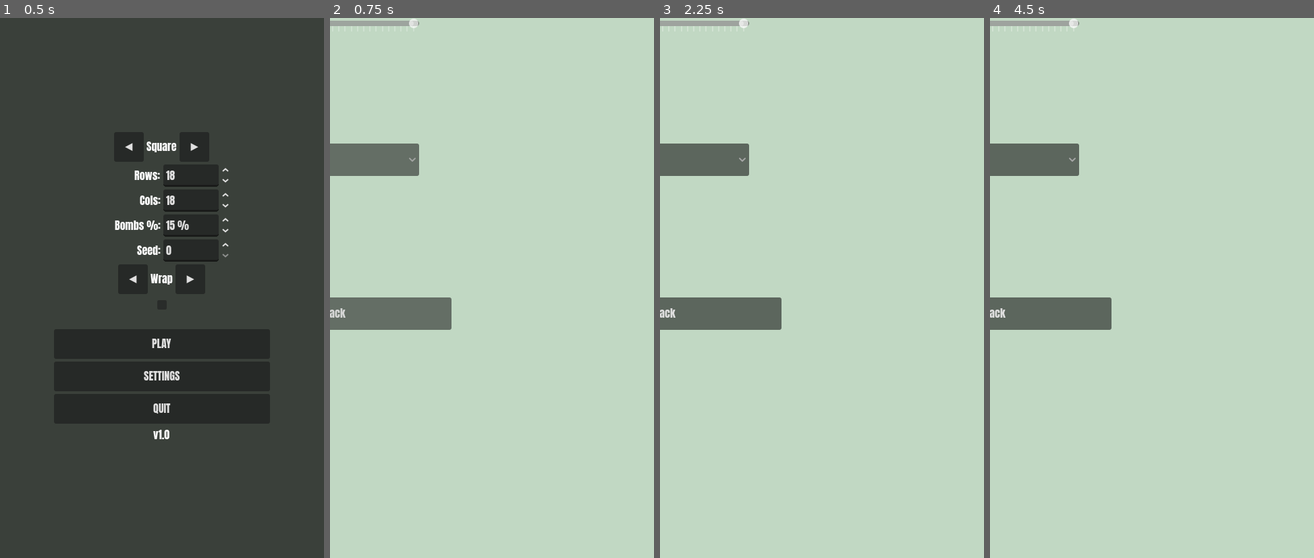
Above: before the commit, frames 1-4 (left to right).
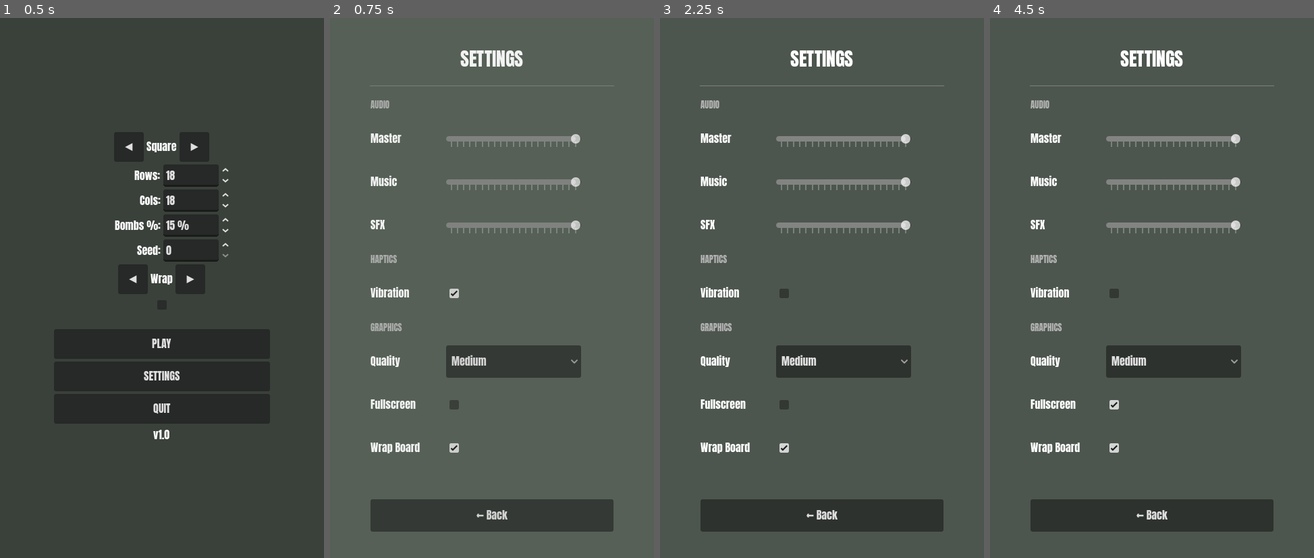
Above: after the commit, the same moments.

Repository: Kape99/mine-sweeper
Game: Godot game, scene res://Scenes/base.tscn
The game is run twice, just before and just after one commit, with the same random seed, the same clock (stepped at 60 frames per second) and the same inputs.
Inputs (mouse positions are in pixels of both pictures, inside the frame that each line leads up to):
- Up to frame 1 (0.5 s): no input
- Up to frame 2 (0.75 s): click "SETTINGS" at 0.5 s
- Up to frame 3 (2.25 s): click (682, 93) at 1.27 s; click (844, 293) at 2.02 s
- Up to frame 4 (4.5 s): click "Medium" at 2.75 s; click (1012, 201) at 3.52 s; click (1174, 406) at 4.27 s

Frame 1 is identical in both runs. In frame 2, 96% of the frame differs, in the area x 0-100%, y 0-100%; in frame 3, 96%; in frame 4, 96%.

Commit message:
Fix off-center and off-screen UI screens
- GUI/Screen had lost its full-rect anchors (573fe56), so it was 20x20
  px and the HUD and end screen were squeezed into the top-left corner
  or off-screen. Anchor it full-rect again with mouse_filter IGNORE, and
  make the full-screen BoardGUI and ScreenManager ignore the mouse too,
  so they don't swallow board taps (ScreenManager was blocking part of
  the board).
- PauseOverlay and SettingsMenu are built in code, where assigning
  anchors_preset does nothing: use set_anchors_and_offsets_preset() so
  their backgrounds fill the screen and their content is centered.
- End screen: anchor Back to Menu bottom-center instead of bottom-left.
- Camera: restore the default centered anchor, which the framing, pan
  clamp and wrap recenter all assume; center on the drawn board size
  (BaseBoard.get_content_size()) rather than the tile period.
- HUD score box: symmetric offsets.
- Add test_ui_layout (fails 15/15 against the old layout); README notes
  the layout rules.

Co-Authored-By: Claude Opus 5.5 <noreply@anthropic.com>

Diff:
--- /dev/null
+++ b/Scenes/Tests/test_ui_layout.tscn
@@ -0,0 +1,6 @@
+[gd_scene load_steps=2 format=3 uid="uid://tbui6bbaf6852379"]
+
+[ext_resource type="Script" path="res://Scripts/Tests/test_ui_layout.gd" id="1_script"]
+
+[node name="TestUiLayout" type="Node"]
+script = ExtResource("1_script")
--- a/Scenes/base.tscn
+++ b/Scenes/base.tscn
@@ -16,7 +16,6 @@
 script = ExtResource("1_smbv4")
 
 [node name="Camera" type="Camera2D" parent="." unique_id=1140760277]
-anchor_mode = 0
 script = ExtResource("2_buixl")
 
 [node name="ScreenManager" type="Control" parent="." unique_id=999000001]
@@ -26,12 +25,18 @@
 anchor_bottom = 1.0
 grow_horizontal = 2
 grow_vertical = 2
+mouse_filter = 2
 script = ExtResource("16_screen_mgr")
 
 [node name="GUI" type="CanvasLayer" parent="." unique_id=1828482509]
 
 [node name="Screen" type="MarginContainer" parent="GUI" unique_id=836711312]
-mouse_filter = 0
+anchors_preset = 15
+anchor_right = 1.0
+anchor_bottom = 1.0
+grow_horizontal = 2
+grow_vertical = 2
+mouse_filter = 2
 script = ExtResource("3_wqvgk")
 
 [node name="VBoxContainer" type="VBoxContainer" parent="GUI/Screen" unique_id=2113179829]
@@ -92,8 +97,10 @@
 unique_name_in_owner = true
 custom_minimum_size = Vector2(160, 44)
 layout_mode = 1
-anchors_preset = 2
+anchors_preset = 7
+anchor_left = 0.5
 anchor_top = 1.0
+anchor_right = 0.5
 anchor_bottom = 1.0
 offset_left = -80.0
 offset_top = -60.0
--- a/Scenes/board_gui.tscn
+++ b/Scenes/board_gui.tscn
@@ -13,7 +13,7 @@
 anchor_bottom = 1.0
 grow_horizontal = 2
 grow_vertical = 2
-mouse_filter = 0
+mouse_filter = 2
 script = ExtResource("1_vdnex")
 
 [node name="DefuseButton" type="TextureButton" parent="."]
@@ -72,9 +72,9 @@
 anchors_preset = 5
 anchor_left = 0.5
 anchor_right = 0.5
-offset_left = -50.0
+offset_left = -51.5
 offset_top = 11.0
-offset_right = 53.0
+offset_right = 51.5
 offset_bottom = 51.0
 grow_horizontal = 2
 
--- a/Scripts/Board/base_board.gd
+++ b/Scripts/Board/base_board.gd
@@ -149,6 +149,12 @@
 		cols * (_cell_size.x + GRID_H_SEPARATION),
 		rows * (_cell_size.y + GRID_V_SEPARATION)
 	)
+
+
+## Size of the cells as drawn: [method get_board_size] minus the one
+## trailing separation it includes. Use this to center or frame the board.
+func get_content_size() -> Vector2:
+	return get_board_size() - Vector2(GRID_H_SEPARATION, GRID_V_SEPARATION)
 
 
 func get_board_position() -> Vector2:
@@ -348,7 +354,7 @@
 func _begin_build() -> void:
 	_tile = Control.new()
 	_tile.mouse_filter = Control.MOUSE_FILTER_PASS
-	_tile.size = get_board_size() - Vector2(GRID_H_SEPARATION, GRID_V_SEPARATION)
+	_tile.size = get_content_size()
 	_board_node.add_child(_tile)
 	board_state = []
 	_build_next = 0
--- a/Scripts/GUI/pause_overlay.gd
+++ b/Scripts/GUI/pause_overlay.gd
@@ -17,14 +17,17 @@
 	var bg: ColorRect = ColorRect.new()
 	bg.name = "Background"
 	bg.color = Color(0, 0, 0, 0.55)
-	bg.anchors_preset = Control.PRESET_FULL_RECT
 	bg.mouse_filter = Control.MOUSE_FILTER_STOP
 	add_child(bg)
+	# Assigning `anchors_preset` does nothing on a control made in code;
+	# this is the call that actually anchors (and sizes) it.
+	bg.set_anchors_and_offsets_preset(Control.PRESET_FULL_RECT)
 
+	# A full-screen CenterContainer keeps the buttons centered at any size.
 	var center: CenterContainer = CenterContainer.new()
-	center.anchors_preset = Control.PRESET_CENTER
-	center.custom_minimum_size = Vector2(280, 0)
+	center.mouse_filter = Control.MOUSE_FILTER_IGNORE
 	add_child(center)
+	center.set_anchors_and_offsets_preset(Control.PRESET_FULL_RECT)
 
 	var vbox: VBoxContainer = VBoxContainer.new()
 	vbox.add_theme_constant_override("separation", BUTTON_SPACING)
--- a/Scripts/GUI/settings_menu.gd
+++ b/Scripts/GUI/settings_menu.gd
@@ -8,6 +8,9 @@
 ## Padding (px) inside the settings panel on each side.
 const PANEL_PADDING: int = 24
 
+## Width (px) of the settings panel; its height follows the content.
+const PANEL_WIDTH: int = 360
+
 ## Vertical spacing between setting rows.
 const ROW_SPACING: int = 16
 
@@ -29,19 +32,23 @@
 	var bg: ColorRect = ColorRect.new()
 	bg.name = "Background"
 	bg.color = Color(0, 0, 0, 0.6)
-	bg.anchors_preset = Control.PRESET_FULL_RECT
 	bg.mouse_filter = Control.MOUSE_FILTER_STOP
 	add_child(bg)
+	# Assigning `anchors_preset` does nothing on a control made in code;
+	# this is the call that actually anchors (and sizes) it.
+	bg.set_anchors_and_offsets_preset(Control.PRESET_FULL_RECT)
+
+	# A full-screen CenterContainer centers the panel at its content size.
+	var center: CenterContainer = CenterContainer.new()
+	center.mouse_filter = Control.MOUSE_FILTER_IGNORE
+	add_child(center)
+	center.set_anchors_and_offsets_preset(Control.PRESET_FULL_RECT)
 
 	_panel = VBoxContainer.new()
 	_panel.name = "Panel"
-	_panel.anchors_preset = Control.PRESET_CENTER
-	_panel.offset_left = -180
-	_panel.offset_top = -260
-	_panel.offset_right = 180
-	_panel.offset_bottom = 260
+	_panel.custom_minimum_size = Vector2(PANEL_WIDTH, 0)
 	_panel.add_theme_constant_override("separation", ROW_SPACING)
-	add_child(_panel)
+	center.add_child(_panel)
 
 	# Title
 	var title: Label = _make_label("SETTINGS", 28)
--- /dev/null
+++ b/Scripts/Tests/test_ui_layout.gd
@@ -0,0 +1,142 @@
+## Verifies the screens are laid out on the whole viewport and centered,
+## and that during a game nothing but the HUD's own widgets blocks taps
+## meant for the board. (Simulated clicks don't reach the GUI or physics
+## picking headlessly, so blocking is checked the way Godot decides it:
+## a visible Control with MOUSE_FILTER_STOP under the point consumes it.)
+extends TestCase
+
+const BASE_SCENE: String = "res://Scenes/base.tscn"
+
+## Allowed distance (px) between a widget's center and the screen's.
+const CENTER_TOLERANCE: float = 2.0
+
+
+func _ready() -> void:
+	print("\n=== test_ui_layout ===")
+	await run()
+	_report()
+
+
+func run() -> void:
+	GlobalState.selected_board = 1
+	GlobalState.board_cols = 10
+	GlobalState.board_rows = 10
+	GlobalState.board_wrap = true
+	var base: Node = load(BASE_SCENE).instantiate()
+	add_child(base)
+	await _settle()
+	var screen: Rect2 = get_viewport().get_visible_rect()
+
+	var gui_root: Control = base.get_node("GUI/Screen")
+	assert_eq(gui_root.get_global_rect(), screen, "GUI/Screen covers the whole viewport")
+
+	base._load_game()
+	base._board._on_cell_pressed(base._board.board_state[5][5], 0)
+	await _settle()
+	var hud: Control = base.get_node("GUI/Screen/BoardGUI")
+	assert_true(hud.visible and hud.get_global_rect() == screen, "HUD covers the whole viewport")
+	_assert_centered_x(hud.get_node("ColorRect"), screen, "HUD score box")
+	_assert_centered_x(hud.get_node("DefuseButton"), screen, "HUD defuse button")
+	for button: String in ["PauseButton", "Reset"]:
+		assert_true(screen.encloses(hud.get_node(button).get_global_rect()), "HUD %s is fully on screen" % button)
+
+	var blockers: Dictionary = _blocking_controls(base, screen)
+	var stray: Array[String] = []
+	for control: Control in blockers:
+		if not hud.is_ancestor_of(control):
+			stray.append(str(base.get_path_to(control)))
+	assert_eq(stray, [] as Array[String], "During a game only HUD widgets block taps on the board")
+	assert_true(blockers.values().reduce(func(a: int, b: int) -> int: return a + b, 0) < 0.1 * _sample_count(screen),
+		"HUD widgets block less than 10% of the screen")
+
+	base._handle_back_button()
+	await _settle()
+	var pause: Control = base.get_node("ScreenManager").get_current_screen()
+	assert_eq(pause.get_node("Background").get_global_rect(), screen, "Pause background covers the screen")
+	_assert_centered(_first_child_of_type(pause, "VBoxContainer"), screen, "Pause buttons")
+
+	(pause as PauseOverlay)._on_settings()
+	await _settle()
+	var settings: Control = base.get_node("ScreenManager").get_current_screen()
+	assert_eq(settings.get_node("Background").get_global_rect(), screen, "Settings background covers the screen")
+	_assert_centered(_first_child_of_type(settings, "VBoxContainer"), screen, "Settings panel")
+	assert_true(screen.encloses(_first_child_of_type(settings, "VBoxContainer").get_global_rect()),
+		"Settings panel is fully on screen")
+
+	base._handle_back_button()
+	base._handle_back_button()
+	base._game_finished(false, 0.0)
+	await _settle()
+	var panel: Control = base.get_node("GUI/Screen/FinalScreen/BlurPanel")
+	_assert_centered(panel, screen, "End screen panel")
+	var back: Control = base.get_node("%BackToMenu")
+	assert_true(absf(back.get_global_rect().get_center().x - panel.get_global_rect().get_center().x) <= CENTER_TOLERANCE
+		and panel.get_global_rect().encloses(back.get_global_rect()),
+		"End screen 'Back to Menu' is centered inside the panel")
+
+	# The camera frames the board centered when a game starts.
+	for wrap: bool in [false, true]:
+		base._reset()
+		GlobalState.board_wrap = wrap
+		base._load_game()
+		await _settle()
+		var tile: Control = base._board._tile
+		var on_screen: Rect2 = tile.get_global_transform_with_canvas() * Rect2(Vector2.ZERO, tile.size)
+		var offset: Vector2 = on_screen.get_center() - screen.get_center()
+		assert_true(offset.length() <= CENTER_TOLERANCE,
+			"%s board is centered on screen at game start (off by %s)" % ["Wrap" if wrap else "Classic", offset])
+
+	base.free()
+	BaseBoard.clear_pools()
+
+
+func _settle() -> void:
+	# Screen transitions are short tweens; layout settles within a frame.
+	await wait_wall_ms(400)
+
+
+func _assert_centered(control: Control, screen: Rect2, what: String) -> void:
+	var offset: Vector2 = control.get_global_rect().get_center() - screen.get_center()
+	assert_true(absf(offset.x) <= CENTER_TOLERANCE and absf(offset.y) <= CENTER_TOLERANCE,
+		"%s is centered (off by %s)" % [what, offset])
+
+
+func _assert_centered_x(control: Control, screen: Rect2, what: String) -> void:
+	var offset: float = control.get_global_rect().get_center().x - screen.get_center().x
+	assert_true(absf(offset) <= CENTER_TOLERANCE, "%s is centered horizontally (off by %.1f)" % [what, offset])
+
+
+func _first_child_of_type(root: Node, type: String) -> Control:
+	return root.find_children("*", type, true, false)[0]
+
+
+## Sample points every 10 px across the screen.
+func _sample_points(screen: Rect2) -> Array[Vector2]:
+	var points: Array[Vector2] = []
+	for y: int in range(5, int(screen.size.y), 10):
+		for x: int in range(5, int(screen.size.x), 10):
+			points.append(Vector2(x, y))
+	return points
+
+
+func _sample_count(screen: Rect2) -> int:
+	return _sample_points(screen).size()
+
+
+## Visible STOP controls under any sample point, mapped to how many sample
+## points each one covers.
+func _blocking_controls(root: Node, screen: Rect2) -> Dictionary:
+	var rects: Dictionary = {}
+	for node: Node in root.find_children("*", "Control", true, false):
+		var control: Control = node
+		if control.mouse_filter != Control.MOUSE_FILTER_STOP or not control.is_visible_in_tree():
+			continue
+		if control.get_global_transform_with_canvas() == Transform2D() and control.size == Vector2.ZERO:
+			continue
+		rects[control] = control.get_global_transform_with_canvas() * Rect2(Vector2.ZERO, control.size)
+	var hits: Dictionary = {}
+	for point: Vector2 in _sample_points(screen):
+		for control: Control in rects:
+			if (rects[control] as Rect2).has_point(point):
+				hits[control] = hits.get(control, 0) + 1
+	return hits
--- a/Scripts/base.gd
+++ b/Scripts/base.gd
@@ -173,11 +173,10 @@
 	_main_menu.visible = false
 	# Center camera on the board and configure bounds based on mode.
 	if GlobalState.board_wrap:
-		_camera.offset = _board.get_board_size() / 2.0
 		_camera.reset_view()  # clears any stale bounds from a previous game
-		_camera.offset = _board.get_board_size() / 2.0  # re-center after reset
+		_camera.offset = _board.get_content_size() / 2.0
 	else:
-		_camera.set_board_bounds(_board.get_board_position(), _board.get_board_size())
+		_camera.set_board_bounds(_board.get_board_position(), _board.get_content_size())
 
 
 func _defused_changed(defused: int) -> void:
Not shown, added: Scripts/Tests/test_ui_layout.gd.uid
